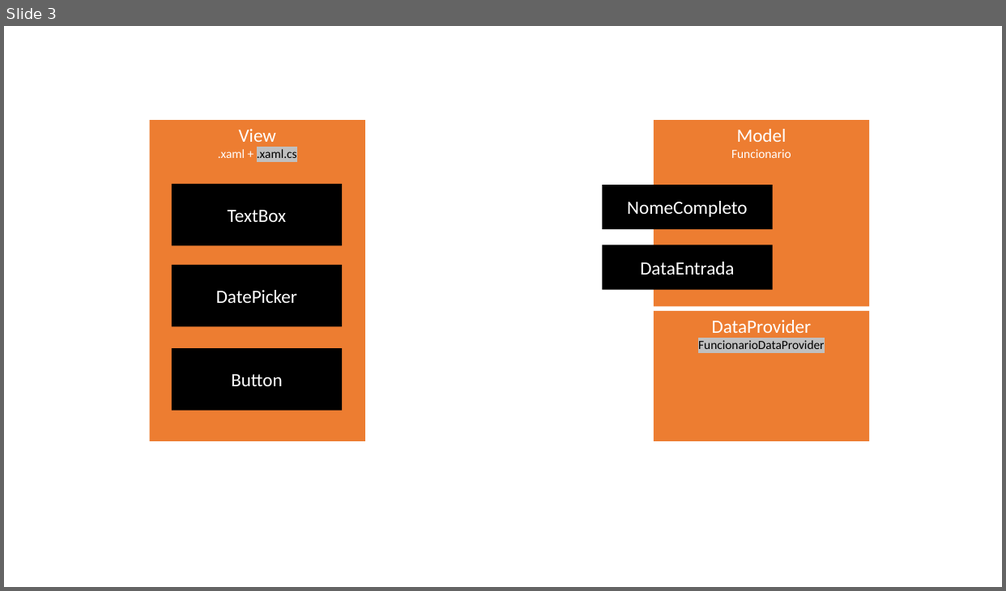
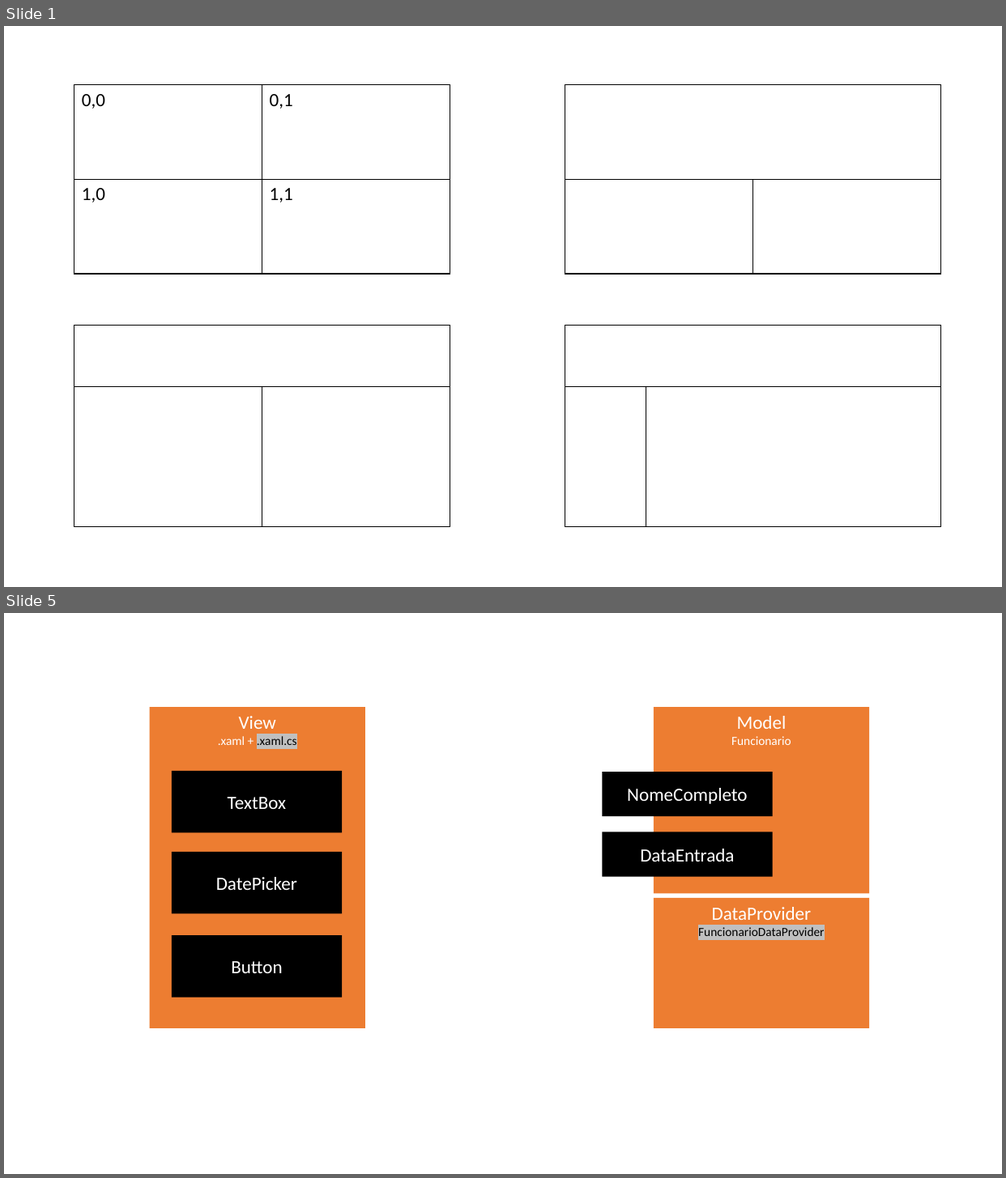
Before and after one commit to thigosilva/gestao_funcionarios_atividade, a slide deck: edu/prototipos/presentation.pptx. Shown one above the other, each under a label of ours: slide 3 before the commit, slides 1 and 5 after it; the slides between them are not shown. The pictures are 1006x591 and 1006x1178 pixels, drawn with LibreOffice and Linux fonts; fonts in the diff are those of the drawing. Boxes give left, top, right and bottom in pixels: in the first picture for what was removed or moved away, otherwise in the second. Text is boxed around its words. In the diff, an @@ line names an element or a change of style, - is before the commit and + after.

```diff
--- a/edu/prototipos/presentation.pptx
+++ b/edu/prototipos/presentation.pptx
@@ slide 1 added at (4,26,1002,587), background #FFFFFF @@
@@ table added at (74,85,450,274), 2 rows, 2 columns @@
+0,0 | 0,1
+1,0 | 1,1
@@ table added at (565,85,941,274), 2 rows, 2 columns @@
+ | 
+ | 
@@ table added at (74,326,450,527), 2 rows, 2 columns @@
+ | 
+ | 
@@ table added at (565,326,941,527), 2 rows, 2 columns @@
+ | 
+ | 
@@ what was slide 3 is now slide 5 @@
```
Also in this commit, not shown: 3 other slides added, 2 slides removed, 10 other files.
